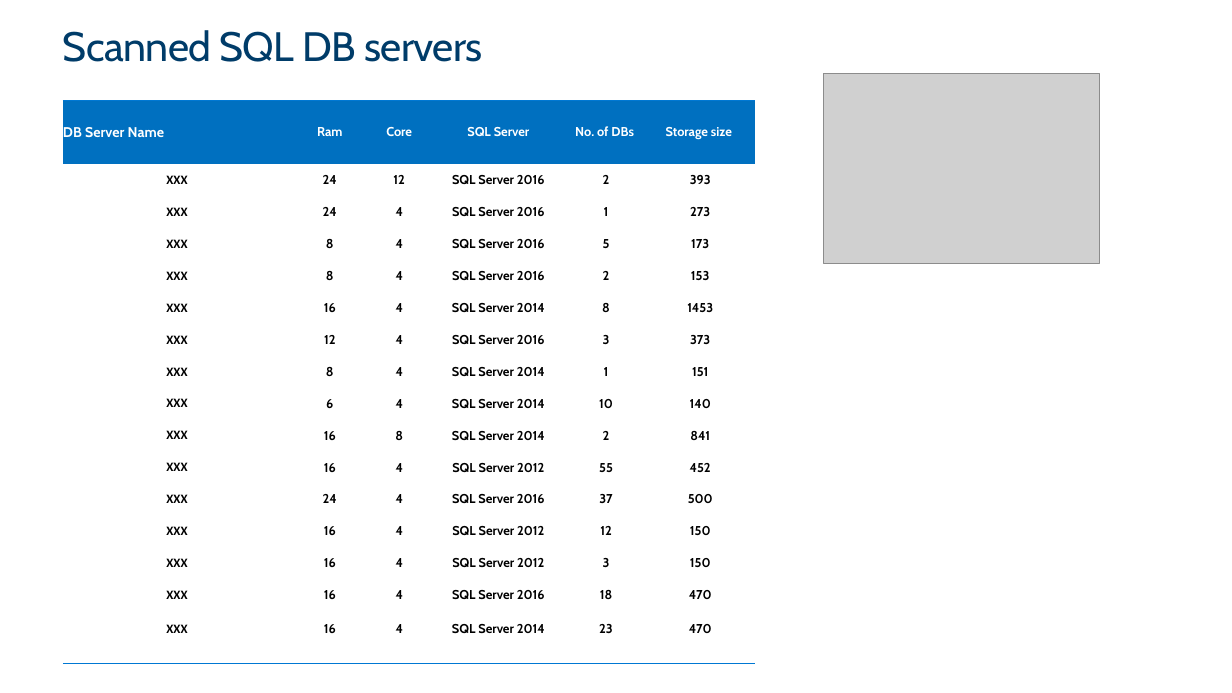
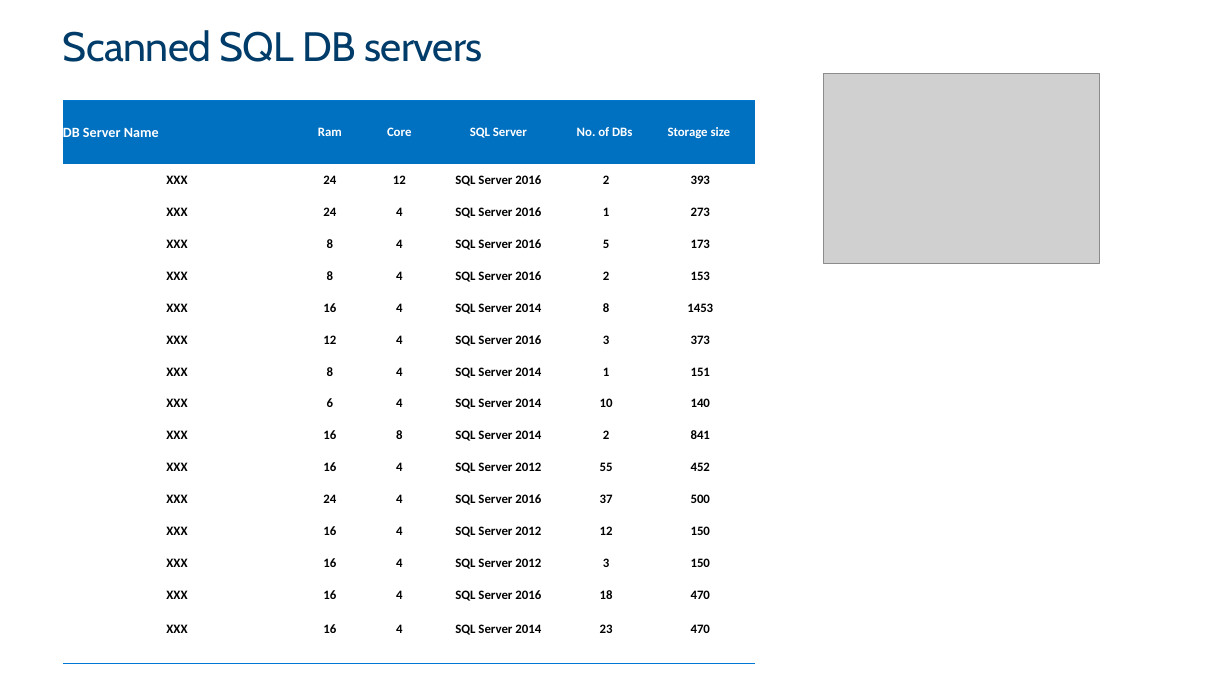
Before and after one commit to upendra25312/Cloud-Readiness-accelearator, a slide deck: slide 13 of Templates/executive-reporting/ms-solution-assessment.pptx. Drawn at 1232x693 pixels with LibreOffice and Linux fonts; fonts in the diff are those of the drawing; grey boxes stand for pictures; background and template pictures are left out. Boxes give left, top, right and bottom in pixels: in the first picture for what was removed or moved away, otherwise in the second. Text is boxed around its words. In the diff, an @@ line names an element or a change of style, - is before the commit and + after.

```diff
--- a/Templates/executive-reporting/ms-solution-assessment.pptx
+++ b/Templates/executive-reporting/ms-solution-assessment.pptx
@@ table at [63,100,755,664] @@
@@ font Cabin to Calibri in "DB Server Name", "Ram", "Core", "SQL Server" and 77 more places @@
```
Also in this commit, not shown: 11 other slides changed, 18 other files.
